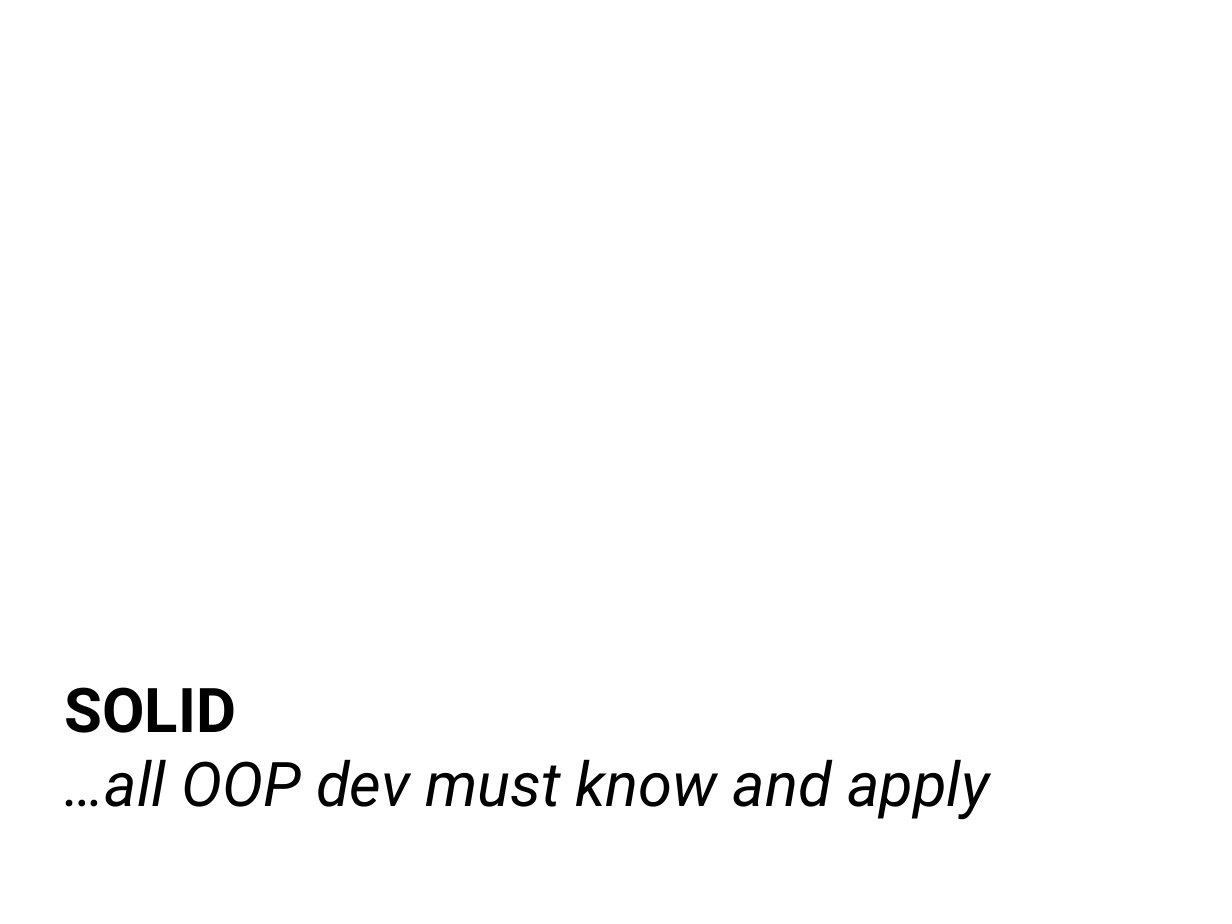
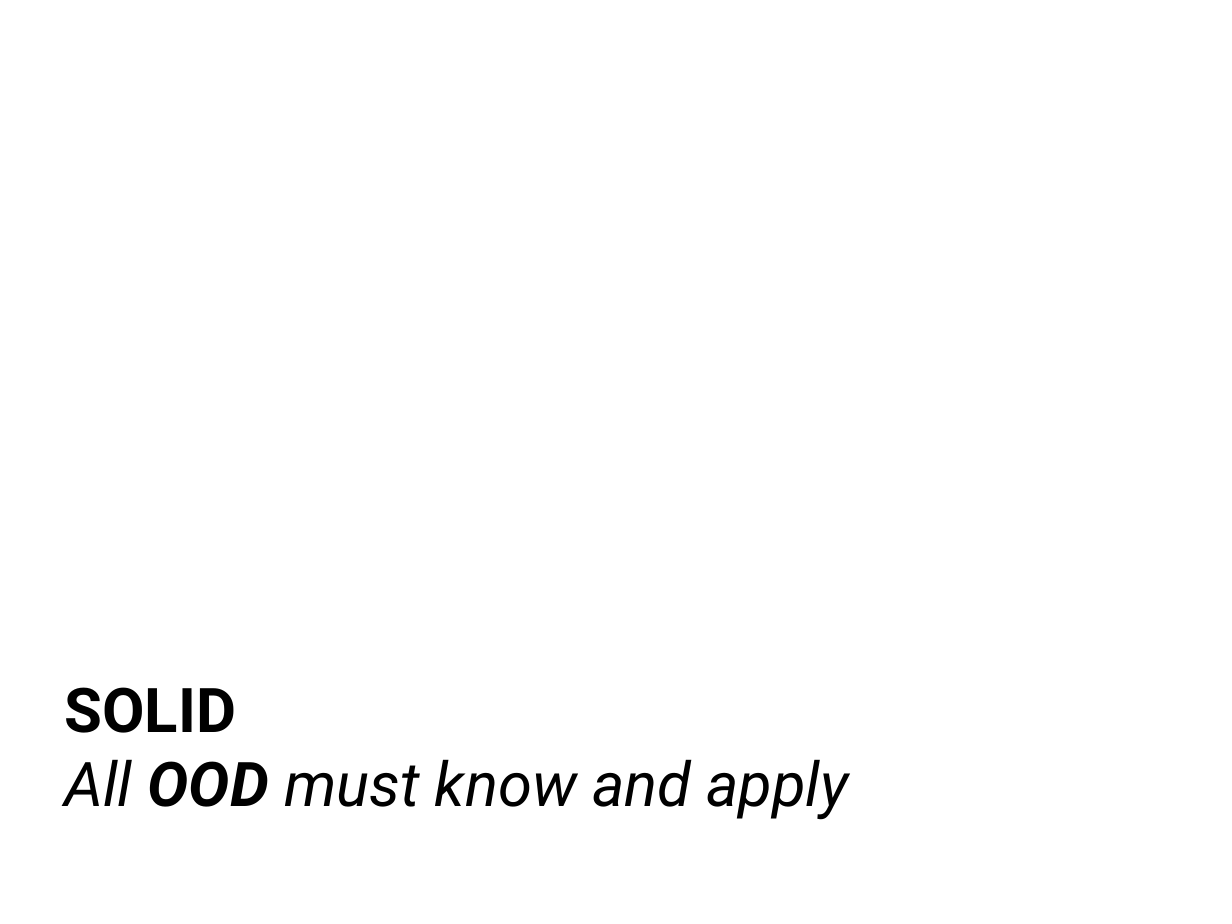
Before and after one commit to franco-melandri/SOLID, a slide deck: slide 3 of docs/solid.pptx (slide 2 before the commit). Drawn at 1232x924 pixels with LibreOffice and Linux fonts; fonts in the diff are those of the drawing; background and template pictures are left out. Boxes give left, top, right and bottom in pixels: in the first picture for what was removed or moved away, otherwise in the second. Text is boxed around its words. In the diff, an @@ line names an element or a change of style, - is before the commit and + after.

```diff
--- a/docs/solid.pptx
+++ b/docs/solid.pptx
@@ text at [65, 759, 848, 820]: text changed @@
-…all OOP dev must know and apply
+All OOD must know and apply
```
Also in this commit, not shown: 6 other slides changed, 4 slides added.
